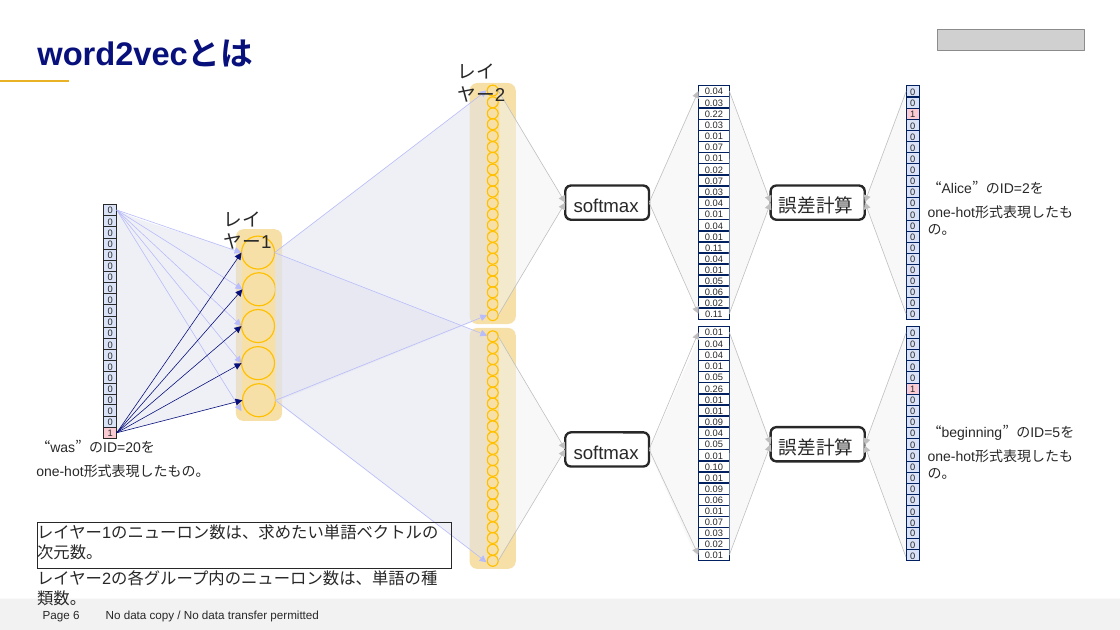
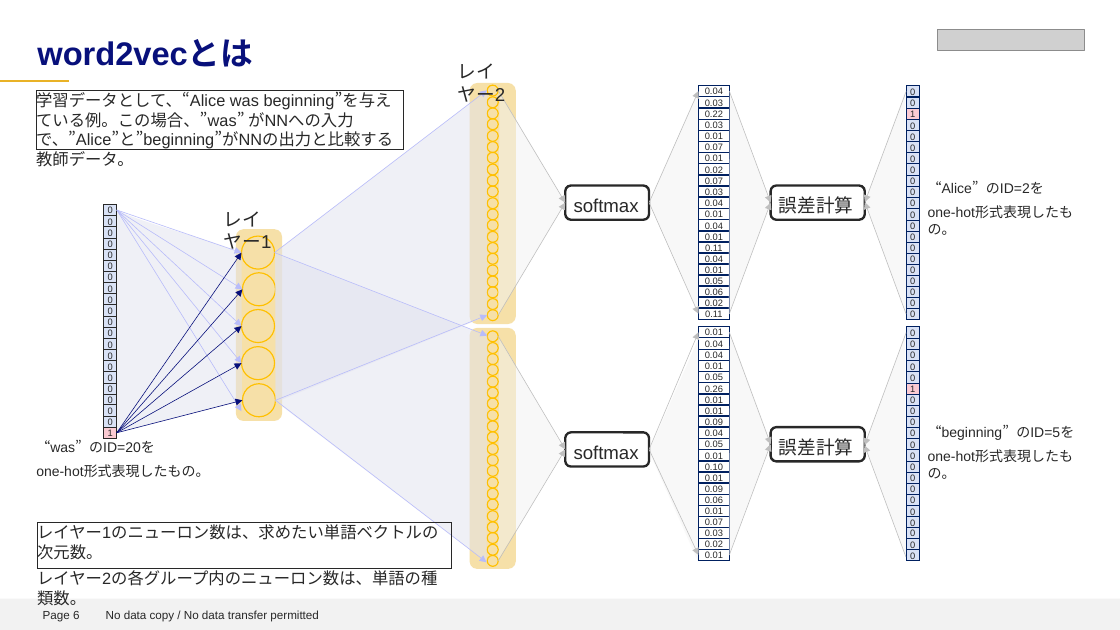
Before and after one commit to sunday-robot/DeepLerningKot, a slide deck: slide 6 of word2vecの紹介2.pptx. Drawn at 1120x630 pixels with LibreOffice and Linux fonts; fonts in the diff are those of the drawing; grey boxes stand for pictures; background and template pictures are left out. Boxes give left, top, right and bottom in pixels: in the first picture for what was removed or moved away, otherwise in the second. Text is boxed around its words. In the diff, an @@ line names an element or a change of style, - is before the commit and + after.

```diff
--- a/word2vecの紹介2.pptx
+++ b/word2vecの紹介2.pptx
@@ rectangle added at (36, 90, 404, 150), outline #282828 0.75 pt, 14 pt, text #282828 @@
+学習データとして、“Alice was beginning”を与えている例。この場合、”was” がNNへの入力で、”Alice”と”beginning”がNNの出力と比較する教師データ。
```
Also in this commit, not shown: 5 other slides changed.
